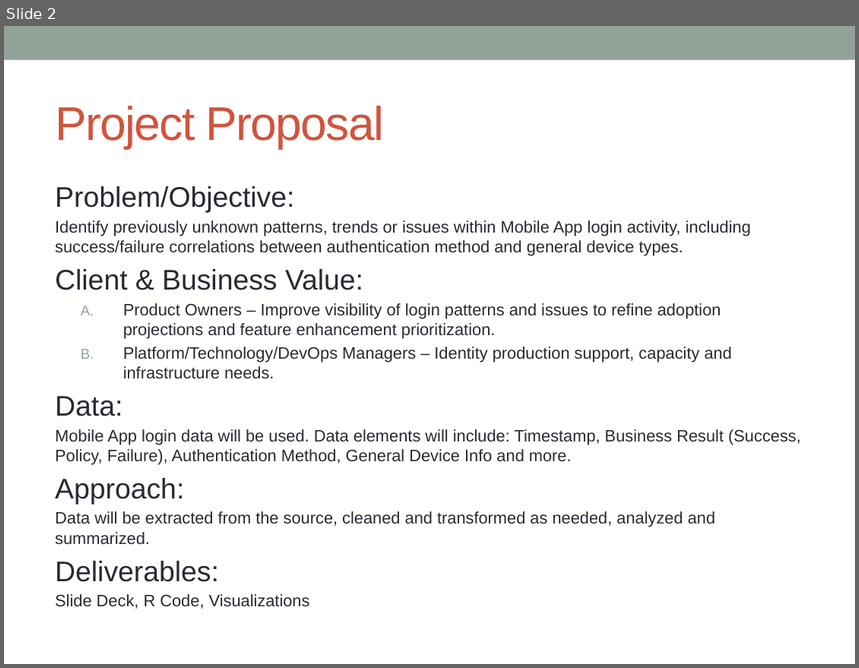
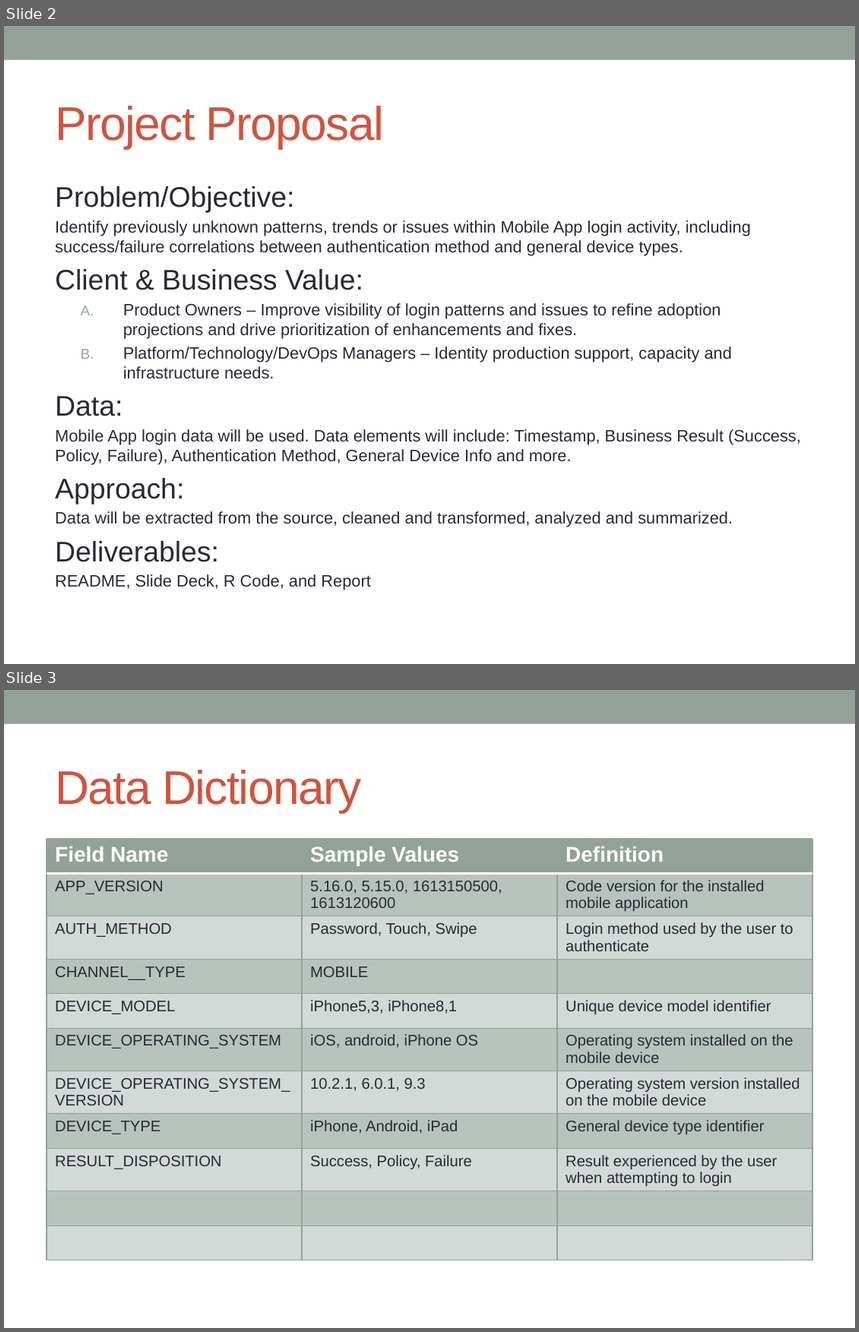
Before and after one commit to Sigmium/springboard, a slide deck: CapstoneProjectProposal.pptx. Shown one above the other, each under a label of ours: slide 2 before the commit, slides 2 and 3 after it. The pictures are 859x668 and 859x1332 pixels, drawn with LibreOffice and Linux fonts; fonts in the diff are those of the drawing. Boxes give left, top, right and bottom in pixels: in the first picture for what was removed or moved away, otherwise in the second. Text is boxed around its words. In the diff, an @@ line names an element or a change of style, - is before the commit and + after.

Commit message:
Added data definitions and minor edits

```diff
--- a/CapstoneProjectProposal.pptx
+++ b/CapstoneProjectProposal.pptx
@@ slide 3 added at [4,690,855,1328], background #FFFFFF; not listed: 1 template element that a slide beside it also shows @@
@@ title added at [55,770,362,813], 40 pt, text #D2533C @@
+Data Dictionary
@@ table added at [47,839,813,1273], 11 rows, 3 columns @@
+Field Name | Sample Values | Definition
+APP_VERSION | 5.16.0, 5.15.0, 1613150500, 1613120600 | Code version for the installed mobile application
+AUTH_METHOD | Password, Touch, Swipe | Login method used by the user to authenticate
+CHANNEL__TYPE | MOBILE | 
+DEVICE_MODEL | iPhone5,3, iPhone8,1 | Unique device model identifier
+DEVICE_OPERATING_SYSTEM | iOS, android, iPhone OS | Operating system installed on the mobile device
+DEVICE_OPERATING_SYSTEM_VERSION | 10.2.1, 6.0.1, 9.3 | Operating system version installed on the mobile device
+DEVICE_TYPE | iPhone, Android, iPad | General device type identifier
+RESULT_DISPOSITION | Success, Policy, Failure | Result experienced by the user when attempting to login
+ |  | 
+ |  | 
@@ slide 2 changed as well @@
@@ text at [123,303,721,339]: text changed @@
-  A. Product Owners – Improve visibility of login patterns and issues to refine adoption projections and feature enhancement prioritization.
+  A. Product Owners – Improve visibility of login patterns and issues to refine adoption projections and drive prioritization of enhancements and fixes.
@@ text at [55,512,733,528]: text changed @@
-Data will be extracted from the source, cleaned and transformed as needed, analyzed and summarized.
+Data will be extracted from the source, cleaned and transformed, analyzed and summarized.
@@ text at [55,575,370,591]: text changed @@
-Slide Deck, R Code, Visualizations
+README, Slide Deck, R Code, and Report
```
Also in this commit, not shown: 1 other slide changed.
